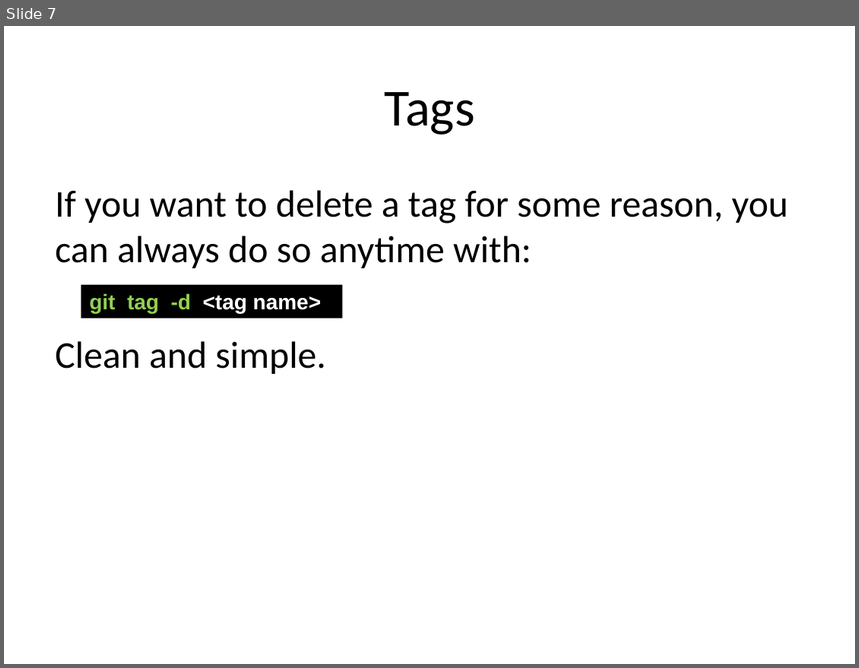
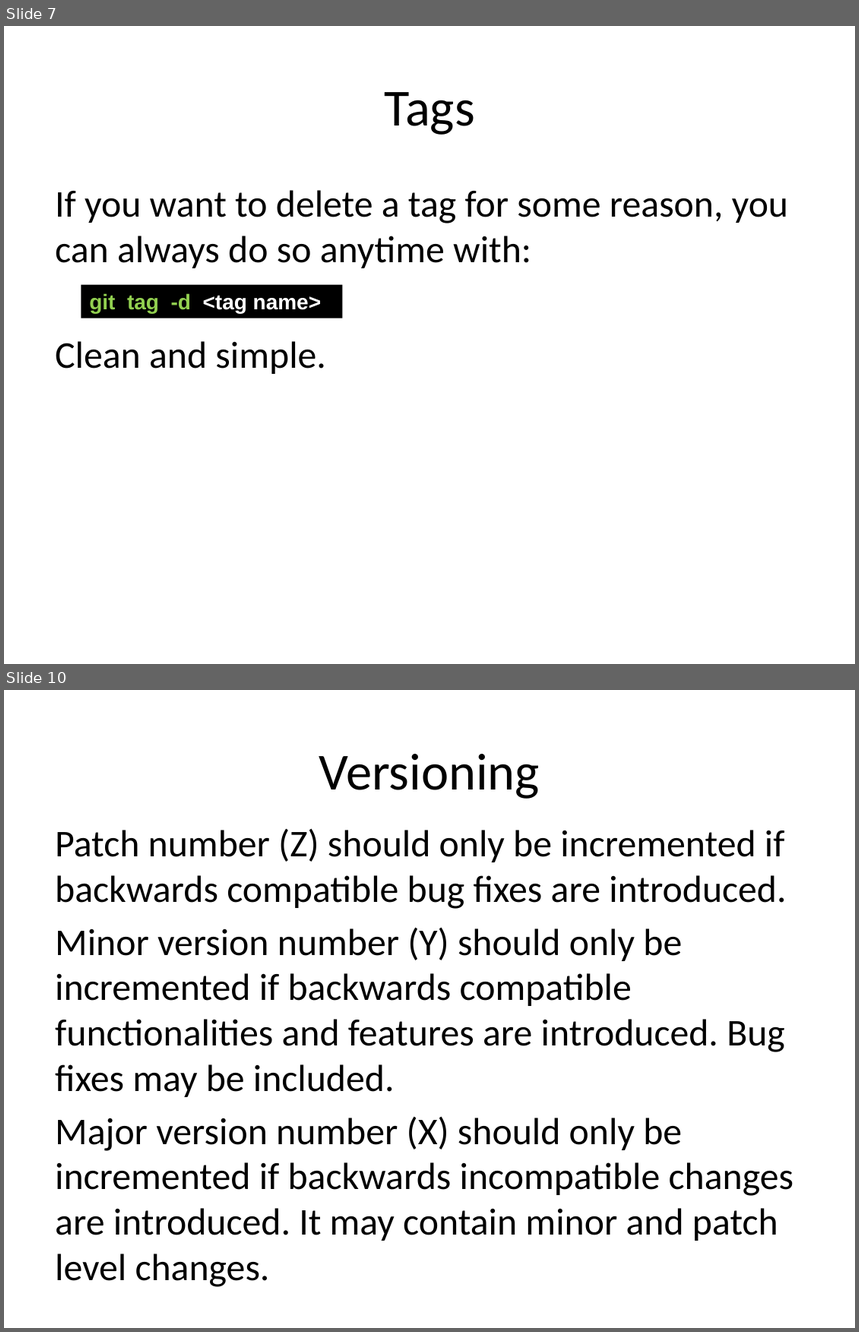
Before and after one commit to JaceTan/programming-notes, a slide deck: Tags and Versioning.pptx. Shown one above the other, each under a label of ours: slide 7 before the commit, slides 7 and 10 after it; the slides between them are not shown. The pictures are 859x668 and 859x1332 pixels, drawn with LibreOffice and Linux fonts; fonts in the diff are those of the drawing. Boxes give left, top, right and bottom in pixels: in the first picture for what was removed or moved away, otherwise in the second. Text is boxed around its words. In the diff, an @@ line names an element or a change of style, - is before the commit and + after.

Commit message:
completed Versioning portion

```diff
--- a/Tags and Versioning.pptx
+++ b/Tags and Versioning.pptx
@@ slide 10 added at (4,690,855,1328), background #FFFFFF @@
@@ title added at (319,754,540,799), 44 pt, text #000000 @@
+Versioning
@@ text added at (55,828,794,1287), 32 pt, text #000000 @@
+Patch number (Z) should only be incremented if backwards compatible bug fixes are introduced.
+Minor version number (Y) should only be incremented if backwards compatible functionalities and features are introduced. Bug fixes may be included.
+Major version number (X) should only be incremented if backwards incompatible changes are introduced. It may contain minor and patch level changes.
```
Also in this commit, not shown: 3 other slides added, 1 other file.
